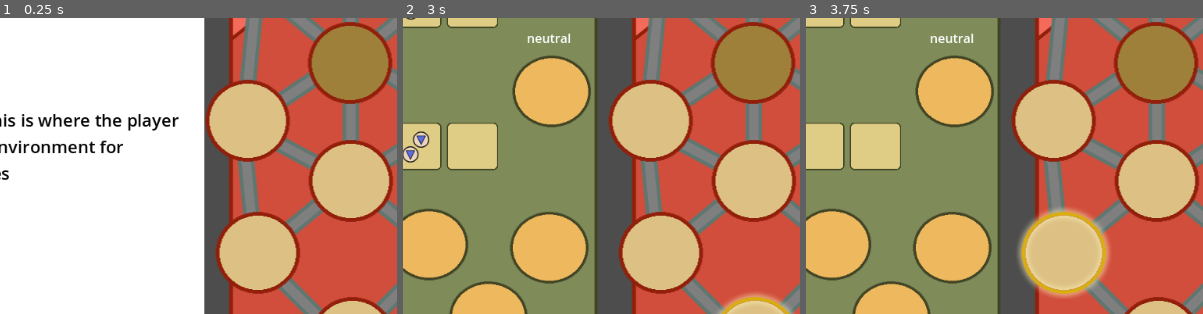
Above: before the commit, frames 1-3 (left to right).
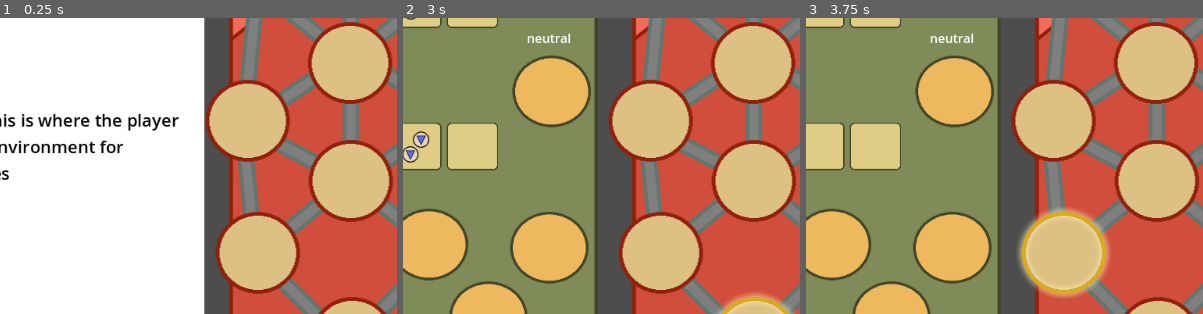
Above: after the commit, the same moments.

Repository: mccajd/Quintessential
Game: Godot game, scene res://Levels/beacon_puzzle_main.tscn
Two runs of this game, one before a commit and one after it. Both use one fixed random seed, a clock stepped at 60 frames per second and the inputs below.
Inputs (mouse positions are % of the whole screen's width and height, from its top left):
- Up to frame 1 (0.25 s): no input
- Up to frame 2 (3 s): click (81, 90) at 0.5 s; click (81, 90) at 1.25 s; click (81, 90) at 2 s; tap Enter at 2.75 s; move the mouse to (81, 72) at 2.77 s; press the mouse at (81, 72) at 2.78 s
- Up to frame 3 (3.75 s): tap Space at 3.5 s; move the mouse to (69, 57) at 3.52 s; release the mouse at (69, 57) at 3.53 s; click (69, 57) at 3.6 s
The pictures show only the part of the screen within x 37-87%, y 18-68%; the shares and areas given below are measured in that part.

The runs differ from the first frame. In frame 1, 3.8% of the frame differs, in the area x 78-98%, y 2-28%; in frame 2, 3.8%; in frame 3, 3.8%.

Commit message:
Added ability to win

Diff:
--- a/Levels/beacon_puzzle_main.tscn
+++ b/Levels/beacon_puzzle_main.tscn
@@ -83,20 +83,21 @@
 position = Vector2(-31, 206)
 id = 5
 availableNodeIds = Array[int]([2, 4, 7, 100])
-inputs = Array[String](["earth"])
+inputs = Array[String](["earth", "salt"])
 
 [node name="BeaconNode6" parent="BeaconTower" groups=["BeaconNodes"] instance=ExtResource("4_b3dfw")]
 z_index = 1
 position = Vector2(232, 208)
 id = 6
 availableNodeIds = Array[int]([3, 4, 7, 300])
-inputs = Array[String](["fire_mote", "gold"])
+inputs = Array[String](["fire_mote", "silver"])
 
 [node name="BeaconNode7" parent="BeaconTower" groups=["BeaconNodes"] instance=ExtResource("4_b3dfw")]
 z_index = 1
 position = Vector2(100, 132)
 id = 7
 availableNodeIds = Array[int]([4, 5, 6, 100, 200, 300])
+inputs = Array[String](["fire"])
 
 [node name="Connector1-2" parent="BeaconTower" instance=ExtResource("4_oglsy")]
 position = Vector2(41, 463)
@@ -214,6 +215,8 @@
 offset_right = 252.0
 offset_bottom = 749.0
 text = "u lost bitch ahahaha"
+horizontal_alignment = 1
+vertical_alignment = 1
 
 [node name="MockUI" type="Node" parent="."]
 
--- a/Scripts/beacon_node.gd
+++ b/Scripts/beacon_node.gd
@@ -63,7 +63,7 @@
 		if !items.has(destination):
 			items[destination] = [products[i].item_key]
 			continue
-		var new_items = items.get(destination).push_front(products[i].item_key)
+		var new_items = items[destination].push_front(products[i].item_key)
 		items[destination] = new_items
 
 	output_dictionary = items
--- a/Scripts/beacon_recepticle.gd
+++ b/Scripts/beacon_recepticle.gd
@@ -1,9 +1,15 @@
 extends Area2D
 
 @export var id: int
-@export var inputs: Array[String]
+var available_items: Array
 
 @export var expected_input: String
 
 func complete():
-	return inputs.find(expected_input) > -1
+	return available_items.find(expected_input) > -1
+
+func _process(_delta):
+	if complete():
+		$SelectionSprite2D.visible = true
+	else:
+		$SelectionSprite2D.visible = false
--- a/Scripts/beacon_tower.gd
+++ b/Scripts/beacon_tower.gd
@@ -48,10 +48,12 @@
 				outputs[entry] = new_items
 
 	# The code equivalent of realizing you forgot the car keys at the grocery
-	for name in node_names:
-		var beacon_node = get_node(name)
-		if outputs.has(beacon_node.id):
-			beacon_node.available_items = outputs[beacon_node.id]
+	for name in node_names + recepticle_names:
+		var beacon_node_or_recepticle = get_node(name)
+		if outputs.has(beacon_node_or_recepticle.id):
+			beacon_node_or_recepticle.available_items = outputs[beacon_node_or_recepticle.id]
+		else:
+			beacon_node_or_recepticle.available_items = []
 
 	connections_updated.emit(connections)
 
